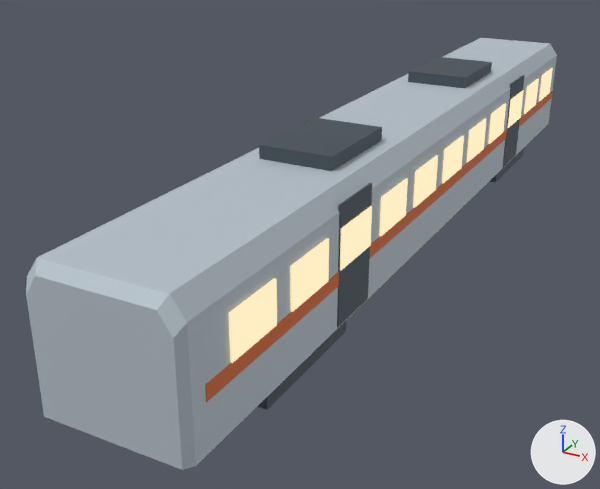
A saved change to the glTF model public/models/subway-car.glb.
One viewpoint serves both versions: a camera (50 mm lens) standing at (6.77, -16.68, 7.78) and looking at (-1.51, -1.63, 0.26). The axes (+X, +Y, +Z) are drawn at lower right. The lights are the same throughout. The older version comes first. Vertices at exactly the same position are counted once.
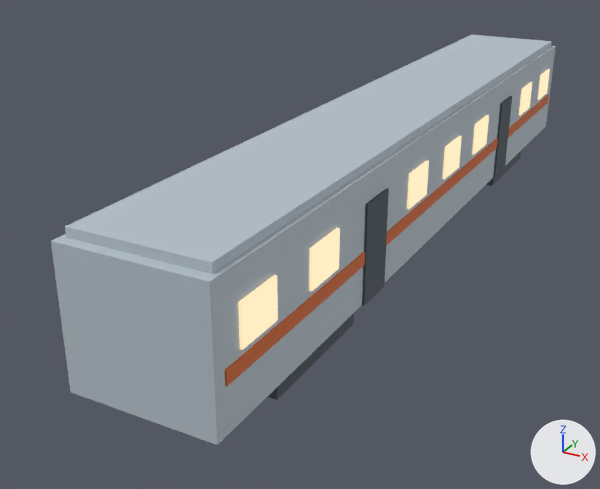
Diff of the bpy script that builds the scene:
```diff
--- a/public/models/subway-car.glb.py
+++ b/public/models/subway-car.glb.py
@@ me_mesh_0 @@
 # used by ob_mesh_0; location = (0.0, 0.0, 0.0)
-me_mesh_0.from_pydata(...)  # 280 vertices, 428 faces; spans x -1.4..1.4, y -9.8..9.8, z 0.2..3.5
+me_mesh_0.from_pydata(...)  # 192 vertices, 288 faces; spans x -1.4..1.4, y -9.1..9.1, z 0.2..3.4
+# me_mesh_0 part 1: a new loose piece, a box spanning x -1.3..1.3, y -9.1..9.1, z 0.8..3.2, in mat_material_0 (pale blue #bbc7d0)
+# me_mesh_0 part 2: a new loose piece, a box spanning x -1.23..1.23, y -8.9..8.9, z 3.22..3.38, in mat_material_0 (pale blue #bbc7d0)
+# me_mesh_0 part 3: a new loose piece, a box spanning x 1.312..1.347, y -8.85..8.85, z 1.555..1.805, in mat_material_1 (orange #d76c32)
+# me_mesh_0 part 4: a new loose piece, a box spanning x 1.322..1.367, y 3.55..4.45, z 0.745..2.695, in mat_material_3 (greyish blue #47535c)
+# me_mesh_0 part 5: a new loose piece, a box spanning x 1.322..1.367, y -4.45..-3.55, z 0.745..2.695, in mat_material_3 (greyish blue #47535c)
+# me_mesh_0 part 6: the loose piece of 8 vertices spanning x -1.1..1.1, y 4.6..7.4, z 0.2..0.8 is moved by (0.0, -0.3, 0.0)
+# me_mesh_0 part 7: the loose piece of 8 vertices spanning x -1.1..1.1, y -7.4..-4.6, z 0.2..0.8 is moved by (0.0, 0.3, 0.0)
+# me_mesh_0 part 8: the loose piece of 8 vertices spanning x 1.3..1.4, y 4.4..5.6, z 1.9..2.6 is moved by (-2.7, 1.0, 0.1)
+# me_mesh_0 part 9: a new loose piece, a box spanning x 1.322..1.367, y 7.525..8.475, z 1.93..2.65, in mat_material_4 (greyish blue #99b9c7, glowing beige #f3d195)
+# me_mesh_0 part 10: a new loose piece, a box spanning x 1.322..1.367, y 5.525..6.475, z 1.93..2.65, in mat_material_4 (greyish blue #99b9c7, glowing beige #f3d195)
+# me_mesh_0 part 11: a new loose piece, a box spanning x 1.322..1.367, y 1.525..2.475, z 1.93..2.65, in mat_material_4 (greyish blue #99b9c7, glowing beige #f3d195)
+# me_mesh_0 part 12: a new loose piece, a box spanning x 1.322..1.367, y -2.475..-1.525, z 1.93..2.65, in mat_material_4 (greyish blue #99b9c7, glowing beige #f3d195)
+# me_mesh_0 part 13: a new loose piece, a box spanning x 1.322..1.367, y -6.475..-5.525, z 1.93..2.65, in mat_material_4 (greyish blue #99b9c7, glowing beige #f3d195)
+# me_mesh_0 part 14: 22 loose pieces with 176 vertices, spanning x -1.4..1.4, y -7.1..8.9, z 0.8..3.5, are deleted
+# me_mesh_0 part 15: 4 vertices moved within x -1.4..1.4, y -7.5, z 1.9; 52 vertices removed from x -1.4..1.4, y -9.8..9.8, z 0.8..3.2; 12 vertices added at x -1.4..1.4, y -8.5..-7.5, z 1.9..2.7
+# me_mesh_0 part 16: 4 vertices moved within x -1.4..1.4, y -0.5, z 1.9; 12 vertices removed from x -1.4..1.4, y -0.5..0.7, z 1.9..2.6; 12 vertices added at x -1.4..1.4, y -0.5..0.5, z 1.9..2.7
+# other edits to the shape of me_mesh_0 do not show in these pictures
 me_mesh_0.materials.append(mat_material_0)
```

Pixel boxes [x1, y1, x2, y2] of what changed, in the pictures (600 x 489 px; the box of a moved part takes in the faces that stretch with it):
'Mesh_0', reshaped: before [26, 38, 557, 470]; after [51, 35, 556, 445]
part 1 of me_mesh_0, added (pale blue): after [51, 46, 556, 445]
part 2 of me_mesh_0, added (pale blue): after [65, 35, 552, 274]
part 3 of me_mesh_0, added: after [225, 95, 549, 386]
part 4 of me_mesh_0, added: after [493, 96, 512, 178]
part 5 of me_mesh_0, added: after [362, 188, 389, 306]
part 6 of me_mesh_0, moved or reshaped (mostly hidden): before [489, 148, 524, 183]; after [486, 151, 521, 186]
part 7 of me_mesh_0, moved or reshaped: before [257, 321, 346, 410]; after [267, 313, 354, 400]
part 8 of me_mesh_0, moved or reshaped (not visible afterwards): before [508, 90, 524, 128]
part 9 of me_mesh_0, added: after [538, 69, 550, 100]
part 10 of me_mesh_0, added: after [519, 82, 532, 116]
part 11 of me_mesh_0, added: after [472, 115, 489, 155]
part 12 of me_mesh_0, added: after [407, 160, 429, 209]
part 13 of me_mesh_0, added: after [309, 228, 340, 291]
part 14 of me_mesh_0, deleted: before [259, 57, 553, 327]
part 15 of me_mesh_0, reshaped: before [26, 38, 557, 470]; after [238, 275, 278, 350]
part 16 of me_mesh_0, moved or reshaped: before [442, 136, 464, 183]; after [443, 136, 462, 180]
